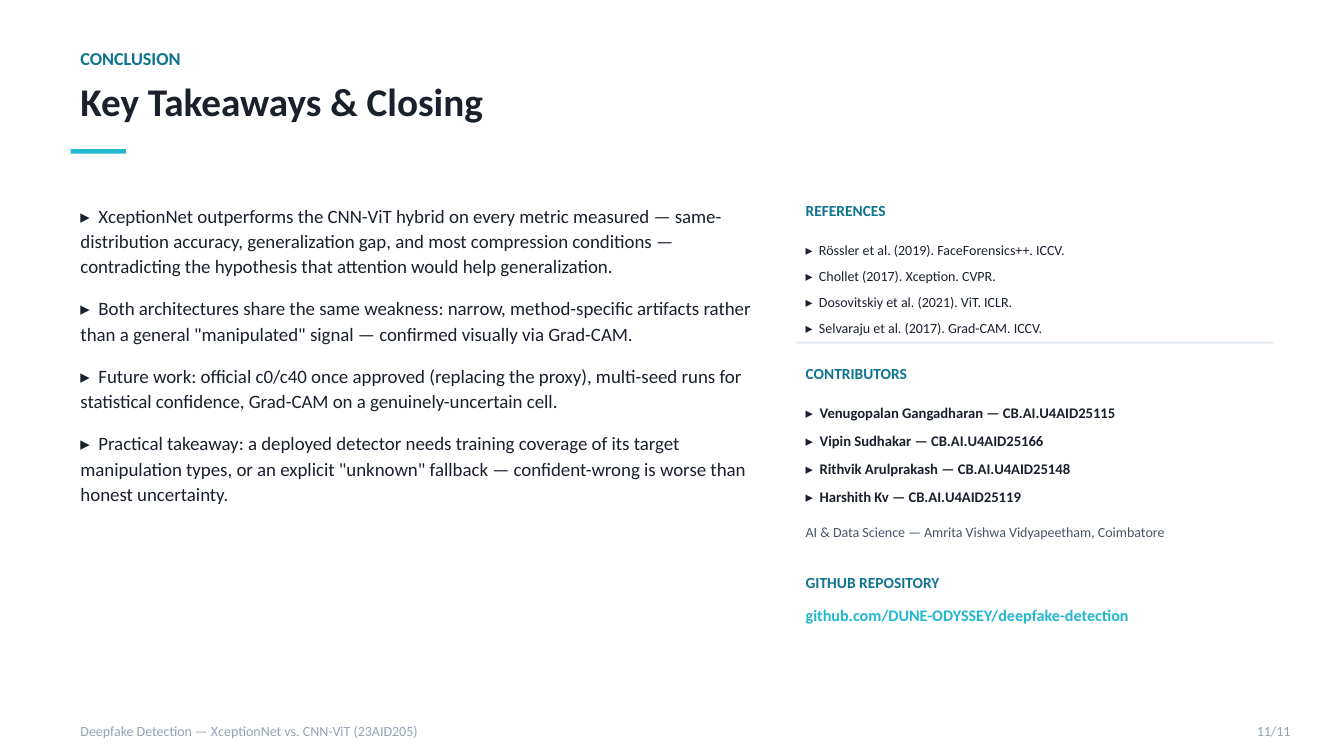
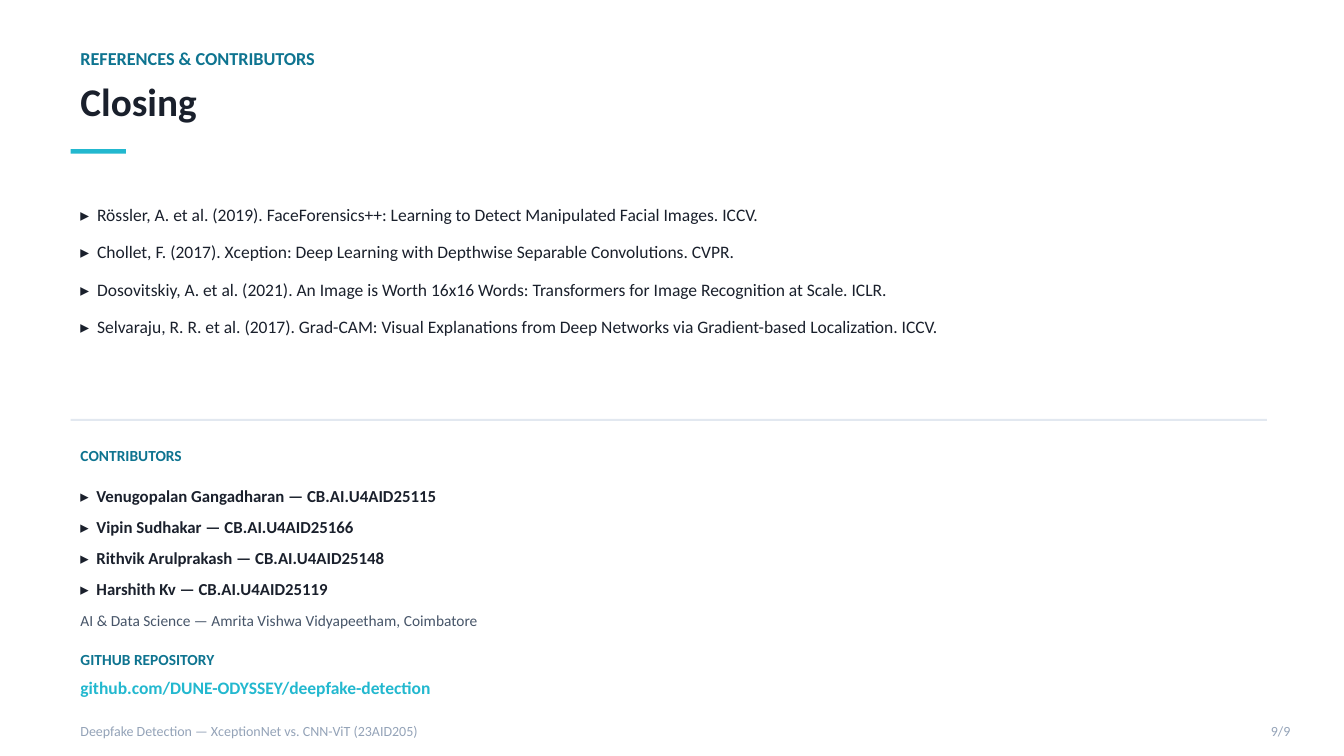
Before and after one commit to DUNE-ODYSSEY/deepfake-detection, a slide deck: slide 9 of docs/mid_review_update.pptx (slide 11 before the commit). Drawn at 1344x756 pixels with LibreOffice and Linux fonts; fonts in the diff are those of the drawing. Boxes give left, top, right and bottom in pixels: in the first picture for what was removed or moved away, otherwise in the second. Text is boxed around its words. In the diff, an @@ line names an element or a change of style, - is before the commit and + after.

```diff
--- a/docs/mid_review_update.pptx
+++ b/docs/mid_review_update.pptx
@@ text at bbox=[80, 53, 315, 65]: text changed @@
-CONCLUSION
+REFERENCES & CONTRIBUTORS
@@ text at bbox=[80, 88, 196, 123]: text changed @@
-Key Takeaways & Closing
+Closing
@@ text at bbox=[97, 208, 938, 336]: text changed; size 10 to 12.5 pt @@
-▸ Rössler et al. (2019). FaceForensics++. ICCV.
-▸ Chollet (2017). Xception. CVPR.
-▸ Dosovitskiy et al. (2021). ViT. ICLR.
-▸ Selvaraju et al. (2017). Grad-CAM. ICCV.
+▸ Rössler, A. et al. (2019). FaceForensics++: Learning to Detect Manipulated Facial Images. ICCV.
+▸ Chollet, F. (2017). Xception: Deep Learning with Depthwise Separable Convolutions. CVPR.
+▸ Dosovitskiy, A. et al. (2021). An Image is Worth 16x16 Words: Transformers for Image Recognition at Scale. ICLR.
+▸ Selvaraju, R. R. et al. (2017). Grad-CAM: Visual Explanations from Deep Networks via Gradient-based Localization. ICCV.
@@ text removed at bbox=[806, 206, 886, 216] @@
-REFERENCES
@@ text removed at bbox=[80, 210, 751, 504] @@
-▸ XceptionNet outperforms the CNN-ViT hybrid on every metric measured — same-distribution accuracy, generalization gap, and most compression conditions — contradicting the hypothesis that attention would help generalization.
-▸ Both architectures share the same weakness: narrow, method-specific artifacts rather than a general "manipulated" signal — confirmed visually via Grad-CAM.
-▸ Future work: official c0/c40 once approved (replacing the proxy), multi-seed runs for statistical confidence, Grad-CAM on a genuinely-uncertain cell.
-▸ Practical takeaway: a deployed detector needs training coverage of its target manipulation types, or an explicit "unknown" fallback — confident-wrong is worse than honest uncertainty.
@@ rectangle removed at bbox=[796, 342, 1273, 344] @@
@@ rectangle added at bbox=[71, 419, 1267, 421], fill #E2E8F0 @@
@@ text "CONTRIBUTORS": place and size @@
-text "CONTRIBUTORS" at bbox=[806, 369, 907, 379]
+text "CONTRIBUTORS" at bbox=[80, 451, 181, 461]
@@ text "▸ Venugopalan Gangadharan — CB.AI.U4AID25115": place and size @@
-text "▸ Venugopalan Gangadharan — CB.AI.U4AID25115" at bbox=[820, 407, 1115, 502]
+text "▸ Venugopalan Gangadharan — CB.AI.U4AID25115" at bbox=[96, 490, 436, 595]
@@ text "▸ Venugopalan Gangadharan — CB.AI.U4AID25115" at bbox=[96, 490, 436, 595]: size 10.5 to 12 pt @@
@@ text "AI & Data Science — ...": place and size @@
-text "AI & Data Science — ..." at bbox=[806, 527, 1165, 540]
+text "AI & Data Science — ..." at bbox=[80, 615, 478, 629]
@@ text "AI & Data Science — ..." at bbox=[80, 615, 478, 629]: size 10 to 11 pt @@
@@ text "GITHUB REPOSITORY": place and size @@
-text "GITHUB REPOSITORY" at bbox=[806, 578, 939, 588]
+text "GITHUB REPOSITORY" at bbox=[80, 655, 214, 665]
@@ text "github.com/DUNE-ODYSSEY/deepfake-detection": place and size @@
-text "github.com/DUNE-ODYSSEY/deepfake-detection" at bbox=[806, 609, 1129, 624]
+text "github.com/DUNE-ODYSSEY/deepfake-detection" at bbox=[80, 681, 430, 697]
@@ text "github.com/DUNE-ODYSSEY/deepfake-detection" at bbox=[80, 681, 430, 697]: size 11.5 to 12.5 pt @@
@@ text at bbox=[1271, 726, 1291, 737]: text changed @@
-11/11
+9/9
```
Also in this commit, not shown: 6 other slides changed, 2 slides added, 4 slides removed, 4 other files.
